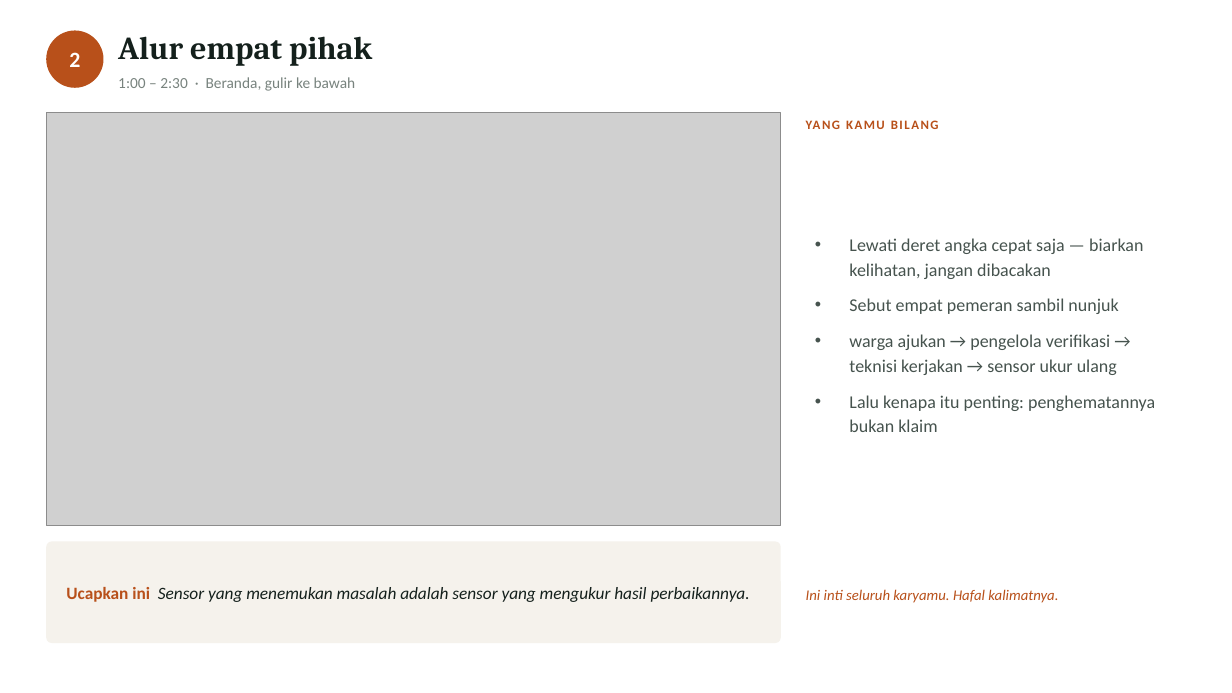
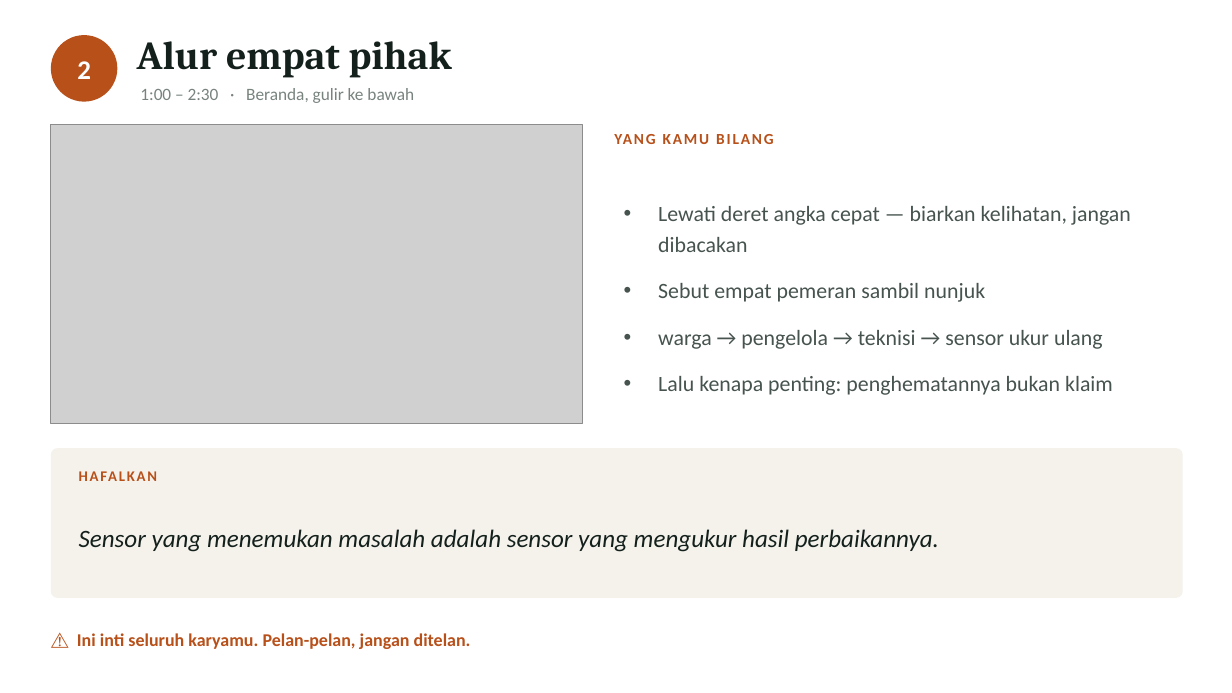
Before and after one commit to GianneAngely/halo-itcc2026, a slide deck: slide 4 of latihan-final/Latihan Presentasi HALO.pptx (slide 3 before the commit). Drawn at 1232x693 pixels with LibreOffice and Linux fonts; fonts in the diff are those of the drawing; grey boxes stand for pictures. Boxes give left, top, right and bottom in pixels: in the first picture for what was removed or moved away, otherwise in the second. Text is boxed around its words. In the diff, an @@ line names an element or a change of style, - is before the commit and + after.

Commit message:
Deck latihan dibesarkan tulisannya
Versi sebelumnya kekecilan untuk dibaca sambil latihan. Gambar
dikecilkan, teks dinaikkan, dan kotak kalimat hafalan dijadikan
bagian paling menonjol di tiap slide.

Ditambah satu halaman berisi enam kalimat yang harus keluar tanpa
mikir, dan tiap slide isyarat sekarang punya kalimat kuncinya
sendiri — sebelumnya ada dua yang kosong.

```diff
--- a/latihan-final/Latihan Presentasi HALO.pptx
+++ b/latihan-final/Latihan Presentasi HALO.pptx
@@ text "2" at [77,61,91,79]: size 17 to 21 pt @@
@@ ellipse: place and size @@
-ellipse at [46,30,104,88]
+ellipse at [51,35,117,102]
@@ text "Alur empat pihak": place and size @@
-text "Alur empat pihak" at [118,36,372,66]
+text "Alur empat pihak" at [137,41,452,78]
@@ text "Alur empat pihak" at [137,41,452,78]: size 25 to 31 pt @@
@@ text "1:00 – 2:30 · Beranda, ...": place and size @@
-text "1:00 – 2:30 · Beranda, ..." at [118,77,356,91]
+text "1:00 – 2:30 · Beranda, ..." at [140,88,414,103]
@@ text "1:00 – 2:30 · Beranda, ..." at [140,88,414,103]: size 12 to 13.5 pt @@
@@ picture: place and size @@
-picture at [46,113,781,526]
+picture at [51,125,582,423]
@@ text "YANG KAMU BILANG": place and size @@
-text "YANG KAMU BILANG" at [806,113,1185,137]
+text "YANG KAMU BILANG" at [615,125,1183,152]
@@ text "YANG KAMU BILANG" at [615,125,1183,152]: size 10 to 12 pt, letter spacing 1.2 to 1.4 pt @@
@@ text "Lewati deret angka cepat — ...": place and size @@
-text "Lewati deret angka cepat — ..." at [849,238,1155,432]
+text "Lewati deret angka cepat — ..." at [658,206,1131,395]
@@ text at [658,206,1131,252]: text changed; size 14 to 17 pt @@
-• Lewati deret angka cepat saja — biarkan kelihatan, jangan dibacakan
+• Lewati deret angka cepat — biarkan kelihatan, jangan dibacakan
@@ text at [658,283,985,302]: size 14 to 17 pt in "Sebut empat pemeran sambil nunjuk"; line spacing 19pt to 24pt; more space between paragraphs @@
@@ text at [658,330,1113,395]: text changed; size 14 to 17 pt @@
-• warga ajukan → pengelola verifikasi → teknisi kerjakan → sensor ukur ulang
-• Lalu kenapa itu penting: penghematannya bukan klaim
+• warga → pengelola → teknisi → sensor ukur ulang
+• Lalu kenapa penting: penghematannya bukan klaim
@@ rounded rectangle: place and size @@
-rounded rectangle at [46,542,781,643]
+rounded rectangle at [51,448,1183,598]
@@ rounded rectangle at [51,448,1183,598]: proportions changed @@
@@ text added at [79,462,263,490], 11.5 pt, text #B8501A, bold @@
+HAFALKAN
@@ text at [79,529,939,552]: text changed; size 13.5 to 19.5 pt @@
-Ucapkan ini Sensor yang menemukan masalah adalah sensor yang mengukur hasil perbaikannya.
+Sensor yang menemukan masalah adalah sensor yang mengukur hasil perbaikannya.
@@ text at [77,633,471,649]: text changed; size 11.5 to 14 pt; bold on; italic off @@
-Ini inti seluruh karyamu. Hafal kalimatnya.
+⚠ Ini inti seluruh karyamu. Pelan-pelan, jangan ditelan.
```
Also in this commit, not shown: 12 other slides changed, 1 slide added.
